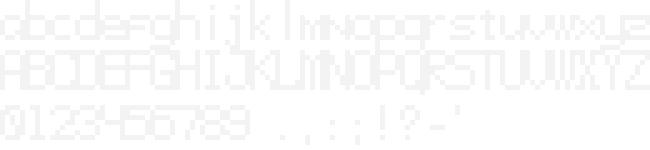
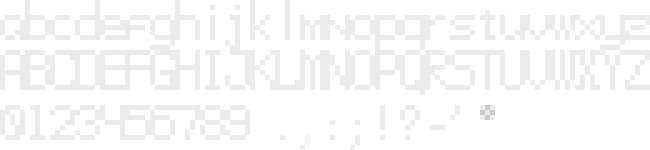
Two versions of the same layered image (650 x 150). Layer-by-layer changes:
painted on "Layer" over [0, 0, 650, 150]
